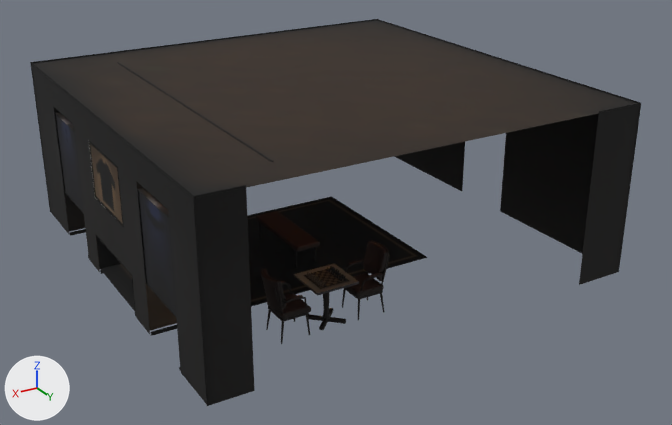
Before and after pictures for a commit that changed the glTF model web/assets/rooms/trophy.glb.
One viewpoint serves both versions: a 50 mm camera at (15.56, 17.43, 10.72) aimed at (7.73, 4.38, 4.2). Lighting does not change. The marker at lower left points along +X, +Y and +Z. The first picture is the older version. Vertices at exactly the same position are counted once.

In view in the first picture: 'trophy__roof__vtx', 'trophy__upper__raw', 'trophy__upper__vtx'.
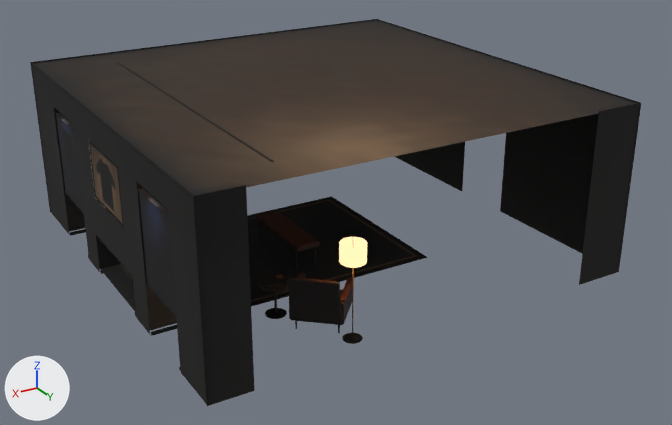
Boxes (x1, y1, x2, y2) around the edits, measured in the pictures (672 x 425 px):
part 1 of me_trophy__roof__vtx, recoloured: (190, 102, 512, 188) in both
part 2 of me_trophy__upper__raw, added: after (339, 237, 367, 268)
part 3 of me_trophy__upper__raw, added: after (340, 237, 367, 249)
part 4 of me_trophy__upper__vtx, deleted: before (260, 240, 390, 344)
part 5 of me_trophy__upper__vtx, built on: before (267, 294, 311, 320); after (259, 268, 363, 344)

The change, as a list of edits to the scene's bpy script:
```text
Add mat_trophy_lace:
    mat_trophy_lace = bpy.data.materials.new('trophy_lace')
    # nodes: BsdfPrincipled, Mix, OutputMaterial, VertexColor
    # colours: white #edebe3, mixed with the vertex colours
Add mat_trophy_glove:
    mat_trophy_glove = bpy.data.materials.new('trophy_glove')
    # nodes: BsdfPrincipled, Mix, OutputMaterial, VertexColor
    # colours: red #9e0f0d, mixed with the vertex colours
Add mat_trophy_lanyard:
    mat_trophy_lanyard = bpy.data.materials.new('trophy_lanyard')
    # nodes: BsdfPrincipled, Mix, OutputMaterial, VertexColor
    # colours: white #e7e7e7, mixed with the vertex colours
Add mat_trophy_badge:
    mat_trophy_badge = bpy.data.materials.new('trophy_badge')
    # nodes: BsdfPrincipled, Mix, OutputMaterial, VertexColor
    # colours: white #e7e7e7, mixed with the vertex colours
Add mat_trophy_glove_inside:
    mat_trophy_glove_inside = bpy.data.materials.new('trophy_glove_inside')
    # nodes: BsdfPrincipled, Mix, OutputMaterial, VertexColor
    # colours: black #0a0808, mixed with the vertex colours
Change me_trophy__roof__vtx:
    where me_trophy__roof__vtx.from_pydata(...)  # 676 vertices, 1250 faces; spans x 4.07..11.7, y 0.07..7.7, z 6.47
    me_trophy__roof__vtx part 1: 924 faces centred in x 4.48..11.29, y 0.48..7.6, z 6.47 are repainted in the vertex colours; the middle colour goes from brown #322214 to brown #3a2919
Change me_trophy__upper__raw:
    remove me_trophy__upper__raw.from_pydata(...)  # 256 vertices, 436 faces; spans x 10.32..11.67, y 1.36..6.74, z 4.37..6.35
    add me_trophy__upper__raw.from_pydata(...)  # 465 vertices, 636 faces; spans x 8.94..11.67, y 1.36..7.41, z 4.37..6.35
    me_trophy__upper__raw part 2: a new loose piece of 96 vertices spanning x 8.94..9.33, y 7.01..7.41, z 4.78..5.08, in mat_trophy_shade (black #000000, glowing beige #ffd19e)
    me_trophy__upper__raw part 3: a new loose piece of 96 vertices spanning x 8.94..9.33, y 7.01..7.41, z 4.78..5.08, in mat_trophy_shade (black #000000, glowing beige #ffd19e)
    other edits to the shape of me_trophy__upper__raw do not show in these pictures
    remove me_trophy__upper__raw.materials.append(mat_crystal)  # white #ffffff
    add me_trophy__upper__raw.materials.append(mat_trophy_shade)  # black #000000, glowing beige #ffd19e
Change me_trophy__upper__vtx:
    remove me_trophy__upper__vtx.from_pydata(...)  # 92790 vertices, 160337 faces; spans x 4.07..11.7, y 0.07..7.7, z 3.5..6.5
    add me_trophy__upper__vtx.from_pydata(...)  # 71124 vertices, 123219 faces; spans x 4.07..11.7, y 0.07..7.7, z 3.5..6.5
    me_trophy__upper__vtx part 4: 159 loose pieces with 36305 vertices, spanning x 8.16..11.66, y 1.51..6.91, z 3.5..5.73, are deleted
    me_trophy__upper__vtx part 5: 1 vertex moved within x 9.85, y 6.59, z 3.99; 1642 vertices removed from x 9.6..10.1, y 6.29..6.81, z 3.52..4.0; 8681 vertices added at x 8.68..10.02, y 5.7..7.38, z 3.5..5.07
    other edits to the shape of me_trophy__upper__vtx do not show in these pictures
    remove me_trophy__upper__vtx.materials.append(mat_trophy_bronze)
    remove me_trophy__upper__vtx.materials.append(mat_trophy_chess_black)
    remove me_trophy__upper__vtx.materials.append(mat_trophy_chess_white)
    add me_trophy__upper__vtx.materials.append(mat_trophy_badge)
    add me_trophy__upper__vtx.materials.append(mat_trophy_glove)
    add me_trophy__upper__vtx.materials.append(mat_trophy_glove_inside)
    add me_trophy__upper__vtx.materials.append(mat_trophy_lace)
    add me_trophy__upper__vtx.materials.append(mat_trophy_lanyard)
```
